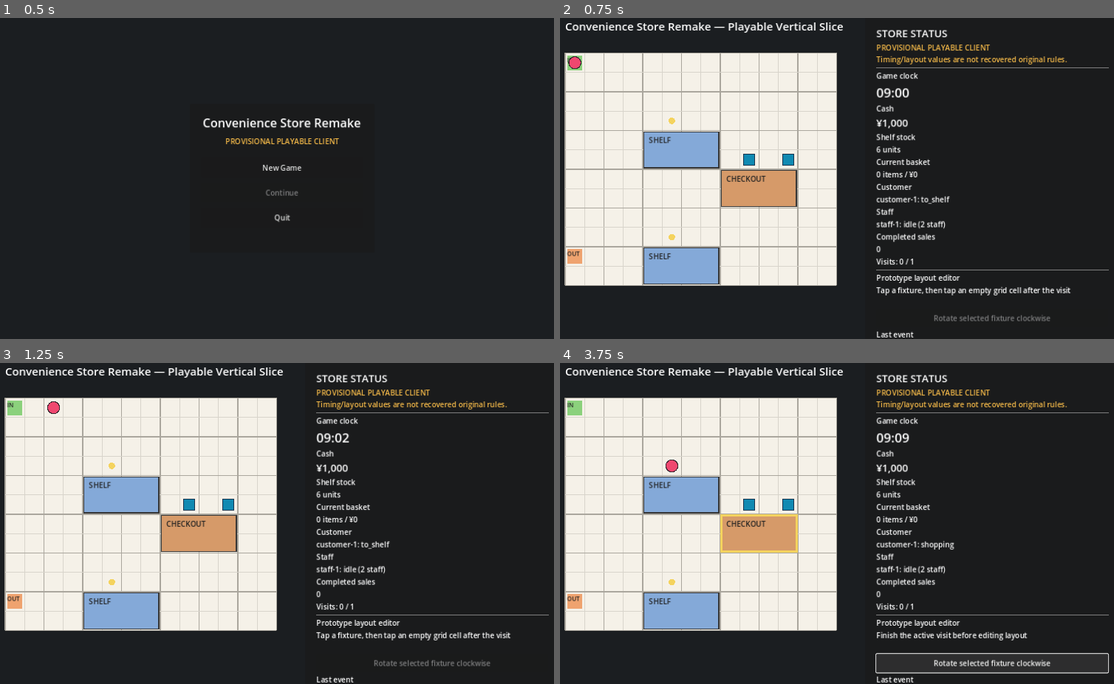
Above: before the commit, frames 1-4 (two rows, left to right).
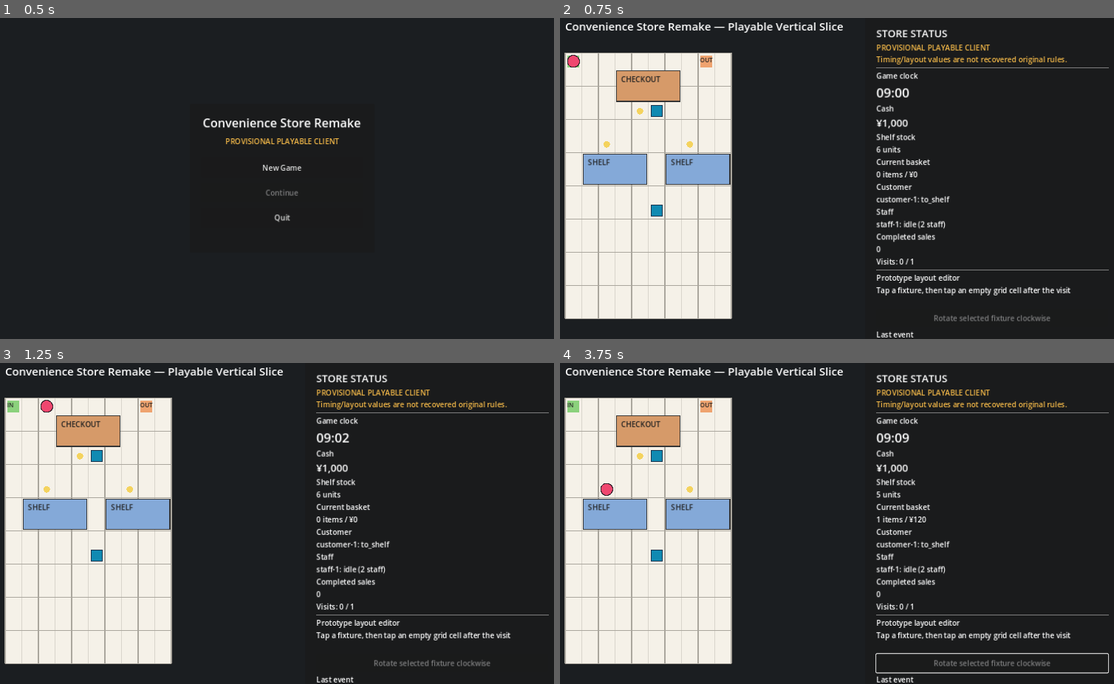
Above: after the commit, the same moments.

Repository: s1-1985/Covenience-store-remake
Game: Godot game, scene res://scenes/main_menu.tscn
Two runs of this game, one before a commit and one after it. Both use one fixed random seed, a clock stepped at 60 frames per second and the inputs below.
Inputs (mouse positions are in pixels of both pictures, inside the frame that each line leads up to):
- Up to frame 1 (0.5 s): no input
- Up to frame 2 (0.75 s): click "New Game" at 0.5 s
- Up to frame 3 (1.25 s): no input
- Up to frame 4 (3.75 s): tap A at 1.25, 2 s; move the mouse to (969, 501) at 1.27 s; click (969, 501) at 1.42 s; tap Space (ui_accept) at 1.52, 2.27 s; move the mouse to (726, 533) at 2.02 s; click (726, 533) at 2.17 s; click (992, 664) at 2.75 s, where only the run before the commit has a clickable "Rotate selected fixture clock…"; click (992, 664) at 3.5 s, where only the run before the commit has a clickable "Rotate selected fixture clock…"

Frame 1 is identical in both runs. In frame 2, 26% of the frame differs, in the area x 0-50%, y 10-94%; in frame 3, 26%; in frame 4, 27%, in the area x 0-93%, y 10-95%.

Commit message:
Fix Godot store grid dimensions and entry/exit circulation (task #31)
The vertical slice's 7x6-tile store grid was an arbitrary placeholder
never cross-checked against research, and its entry/exit sat on
opposite corners -- both flagged directly by the user as implausible
for the first title. Port reference_sim's already-resolved
CONFIRMED_OFFICIAL strategy-guide dimensions (5x8 tiles, book pages
106-109) and place entry/exit on the same wall per the confirmed
passage-width/circular-flow research. Update all dependent fixture
placement, staff start positions, headless_smoke.gd test coordinates,
and the store_view.gd render scale accordingly.

Verified with a real Godot 4.3 binary (headless smoke test and a
rendered screenshot) plus the full reference_sim Python test suite.

See decision 0100.

Co-Authored-By: Claude Sonnet 5 <noreply@anthropic.com>
Claude-Session: https://claude.ai/code/session_013xPsCacfuVjEysT9hmsZ9D

Diff:
--- a/game/data/vertical_slice.json
+++ b/game/data/vertical_slice.json
@@ -4,38 +4,38 @@
   "provisional": true,
   "evidence_note": "This file exists only to make the first production-client vertical slice playable. Values here are not claims about unrecovered original formulas or exact first-title layout data.",
   "store": {
-    "width_tiles": 7,
-    "height_tiles": 6,
+    "width_tiles": 5,
+    "height_tiles": 8,
     "subcells_per_tile": 2,
     "entry_subcell": [0, 0],
-    "exit_subcell": [0, 10],
+    "exit_subcell": [8, 0],
     "size_tier": "small",
-    "size_tier_evidence_note": "REMAKE_BALANCED_DEFAULT house-rule mapping, not a recovered value. reference_sim/conveni_sim/store_value.py's STORE_SIZE_VALUE_MULTIPLIER is keyed by the guide's own three size tiers (small=10x10 tiles, medium=12x12, large=14x14), and this prototype's 7x6 store does not match any of them exactly; 'small' (the smallest tier) is used as the closest reasonable fit."
+    "size_tier_evidence_note": "CONFIRMED_OFFICIAL, ported from reference_sim/conveni_sim/baseline_data.py STORE_VARIANTS['small_top'].editable_floor = (5, 8) tiles (strategy guide 店舗データ table, book pages 106-109; see docs/research/strategy-guide-fixture-crosscheck-2026-09-16.md section 3, resolved 2026-09-17). Supersedes this file's previous arbitrary 7x6 placeholder, which was never cross-checked against this data. The guide prints two orientations per size tier (5x8 and 8x5 for 'small'); which one the guide calls 'top' vs 'bottom' is itself an inferred, not confirmed, mapping (see the same research note), so either is equally defensible -- 5x8 ('small_top') is used here. Entry/exit are both placed on the same (front) wall rather than opposite corners, per the confirmed passage-width and circular-flow-with-minimal-dead-ends guidance in docs/research/store-dimensions-and-fixture-costs-2026-09-05.md section 5 and docs/research/strategy-guide-full-decode-2026-09-16.md section 20.3."
   },
   "fixtures": [
-    {
-      "id": "shelf-1",
-      "kind": "shelf",
-      "rotation_quarter_turns": 0,
-      "origin_subcell": [4, 4],
-      "footprint_tiles": [2, 1],
-      "interaction_subcell": [5, 3]
-    },
     {
       "id": "checkout-1",
       "kind": "checkout",
       "rotation_quarter_turns": 0,
-      "origin_subcell": [8, 6],
+      "origin_subcell": [3, 1],
       "footprint_tiles": [2, 1],
-      "interaction_subcell": [9, 5]
+      "interaction_subcell": [4, 3]
+    },
+    {
+      "id": "shelf-1",
+      "kind": "shelf",
+      "rotation_quarter_turns": 0,
+      "origin_subcell": [1, 6],
+      "footprint_tiles": [2, 1],
+      "interaction_subcell": [2, 5]
     },
     {
       "id": "shelf-2",
       "kind": "shelf",
       "rotation_quarter_turns": 0,
-      "origin_subcell": [4, 10],
+      "origin_subcell": [6, 6],
       "footprint_tiles": [2, 1],
-      "interaction_subcell": [5, 9]
+      "interaction_subcell": [7, 5]
     }
   ],
   "fixture_catalog": [
@@ -182,14 +182,14 @@
     "members": [
       {
         "id": "staff-1",
-        "start_subcell": [9, 5],
+        "start_subcell": [5, 3],
         "service_skill": 20,
         "security_skill": 15,
         "cleaning_skill": 15
       },
       {
         "id": "staff-2",
-        "start_subcell": [11, 5],
+        "start_subcell": [5, 9],
         "service_skill": 20,
         "security_skill": 15,
         "cleaning_skill": 15
--- a/game/scripts/domain/store_value.gd
+++ b/game/scripts/domain/store_value.gd
@@ -14,6 +14,15 @@
 # has no police-box/fire-station fixtures or spatial facility search yet,
 # so that bonus is omitted here entirely (equivalent to always passing
 # zero coverage) rather than guessed at.
+#
+# STORE_SIZE_VALUE_MULTIPLIER below is keyed by size_tier ("small"/"medium"/
+# "large"), not by tile dimensions: the guide prints this table's own
+# labels as "10x10=1.5 / 12x12=1.65 / 14x14=1.8", which is a separate,
+# already-flagged-as-conflicting size notation from the editable_floor
+# tile dimensions used for the actual store grid (game/data/vertical_slice.json
+# "store", resolved as 5x8 for "small" -- see
+# docs/research/strategy-guide-fixture-crosscheck-2026-09-16.md sections 3
+# and 7). Do not infer one notation's numbers from the other.
 
 const STORE_SIZE_VALUE_MULTIPLIER := {
     "small": 1.5,
--- a/game/scripts/headless_smoke.gd
+++ b/game/scripts/headless_smoke.gd
@@ -116,10 +116,10 @@
     if simulation.layout.fixture_origin(shelf_id) != initial_shelf_origin:
         _fail("rejected fixture relocation must be atomic")
         return
-    if not simulation.try_relocate_fixture(shelf_id, Vector2i(4, 6)):
+    if not simulation.try_relocate_fixture(shelf_id, Vector2i(1, 10)):
         _fail("valid completed-visit fixture relocation was rejected")
         return
-    if simulation.layout.fixture_origin(shelf_id) != Vector2i(4, 6):
+    if simulation.layout.fixture_origin(shelf_id) != Vector2i(1, 10):
         _fail("accepted fixture relocation did not update the layout")
         return
 
@@ -562,7 +562,7 @@
         return
     var cash_before_any_purchase: int = int(purchase_simulation.economy.cash_yen)
     if purchase_simulation.try_purchase_fixture(
-        "potted_plant", "amenity-occupied", Vector2i(4, 4), Vector2i(2, 4)
+        "potted_plant", "amenity-occupied", Vector2i(1, 6), Vector2i(2, 5)
     ):
         _fail("purchasing on top of an existing fixture must be rejected")
         return
@@ -570,32 +570,32 @@
         _fail("a rejected fixture purchase must not change cash")
         return
     if not purchase_simulation.try_purchase_fixture(
-        "potted_plant", "amenity-1", Vector2i(12, 0), Vector2i(12, 2)
+        "potted_plant", "amenity-1", Vector2i(1, 10), Vector2i(1, 9)
     ):
         _fail("a valid, affordable fixture purchase must be accepted")
         return
     if purchase_simulation.economy.cash_yen != cash_before_any_purchase - 1000:
         _fail("a fixture purchase must deduct exactly its configured purchase price")
         return
-    if purchase_simulation.layout.fixture_origin("amenity-1") != Vector2i(12, 0):
+    if purchase_simulation.layout.fixture_origin("amenity-1") != Vector2i(1, 10):
         _fail("a purchased fixture must be placed at the requested origin")
         return
     if purchase_simulation.event_log.count_type("fixture_purchased") != 1:
         _fail("a completed fixture purchase must record exactly one fixture_purchased event")
         return
     if purchase_simulation.try_purchase_fixture(
-        "bench", "amenity-1", Vector2i(10, 0), Vector2i(10, 2)
+        "bench", "amenity-1", Vector2i(4, 10), Vector2i(4, 9)
     ):
         _fail("a duplicate fixture instance id must be rejected")
         return
     if purchase_simulation.try_purchase_fixture(
-        "unknown_catalog_entry", "amenity-2", Vector2i(10, 0), Vector2i(10, 2)
+        "unknown_catalog_entry", "amenity-2", Vector2i(4, 10), Vector2i(4, 9)
     ):
         _fail("an unknown fixture catalog id must be rejected")
         return
     var cash_before_unaffordable_purchase: int = int(purchase_simulation.economy.cash_yen)
     if purchase_simulation.try_purchase_fixture(
-        "fountain", "amenity-4", Vector2i(10, 0), Vector2i(10, 2)
+        "fountain", "amenity-4", Vector2i(1, 12), Vector2i(1, 11)
     ):
         _fail("a fixture purchase costing more than available cash must be rejected")
         return
@@ -612,7 +612,7 @@
         _fail("a permit purchase without sufficient cash must be rejected")
         return
     if permit_simulation.try_purchase_fixture(
-        "small_tobacco_vending", "tobacco-shelf-1", Vector2i(12, 0), Vector2i(12, 2)
+        "small_tobacco_vending", "tobacco-shelf-1", Vector2i(4, 10), Vector2i(4, 9)
     ):
         _fail("a permit-gated fixture purchase must be rejected without the permit")
         return
@@ -640,7 +640,7 @@
 
     var cash_before_vending_purchase: int = int(permit_simulation.economy.cash_yen)
     if not permit_simulation.try_purchase_fixture(
-        "small_tobacco_vending", "tobacco-shelf-1", Vector2i(12, 0), Vector2i(12, 2)
+        "small_tobacco_vending", "tobacco-shelf-1", Vector2i(6, 10), Vector2i(6, 9)
     ):
         _fail("a permit-gated fixture purchase must be accepted once the permit is held")
         return
@@ -871,7 +871,7 @@
     steps += _run_visit(save_simulation)
     save_simulation.economy.cash_yen = 1_000_000
     if not save_simulation.try_purchase_fixture(
-        "potted_plant", "amenity-save-1", Vector2i(12, 0), Vector2i(12, 2)
+        "potted_plant", "amenity-save-1", Vector2i(1, 10), Vector2i(1, 9)
     ):
         _fail("the save/load test's fixture purchase setup must be accepted")
         return
@@ -912,7 +912,7 @@
     if loaded_simulation.internal_rating_value != save_simulation.internal_rating_value:
         _fail("a loaded simulation must restore the exact saved internal_rating_value")
         return
-    if loaded_simulation.layout.fixture_origin("amenity-save-1") != Vector2i(12, 0):
+    if loaded_simulation.layout.fixture_origin("amenity-save-1") != Vector2i(1, 10):
         _fail("a loaded simulation must restore the exact saved fixture layout")
         return
     if loaded_simulation.inventory.total_stock_units() != save_simulation.inventory.total_stock_units():
--- a/game/scripts/store_view.gd
+++ b/game/scripts/store_view.gd
@@ -3,7 +3,7 @@
 signal fixture_selected(fixture_id: String)
 signal fixture_relocation_requested(fixture_id: String, origin_subcell: Vector2i)
 
-const SUBCELL_PIXELS := 42.0
+const SUBCELL_PIXELS := 36.0
 
 var config: Dictionary = {}
 var simulation
Not shown, changed: PROJECT_MEMORY.md
Not shown, added: docs/decisions/0100-godot-store-grid-dimensions-and-circulation.md
Not shown, changed: game/README.md
